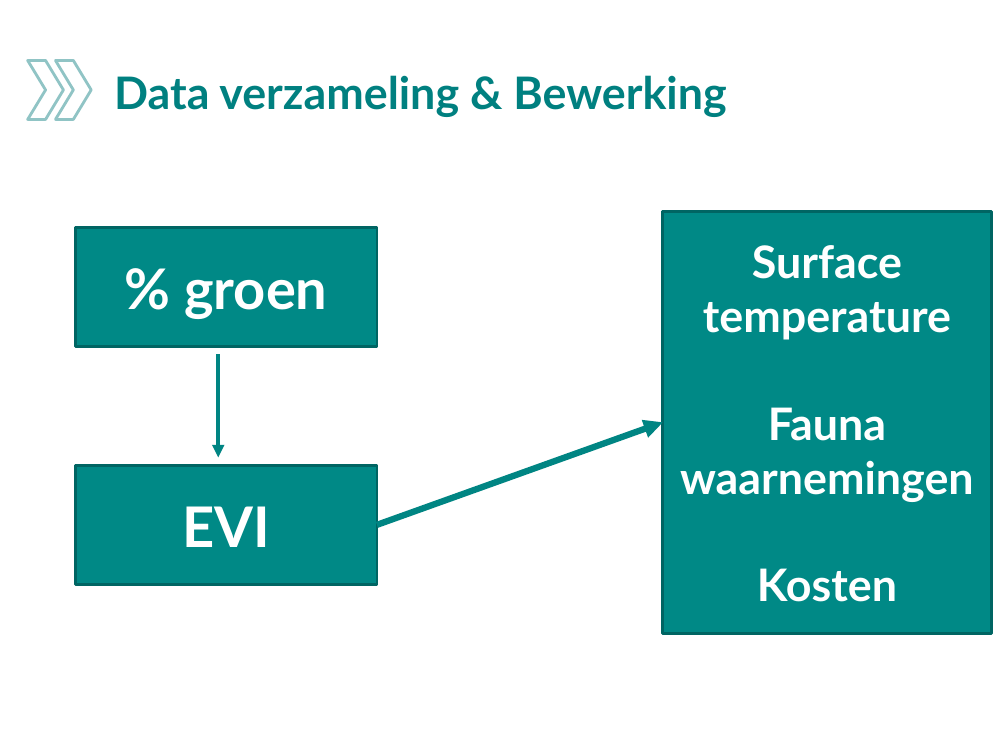
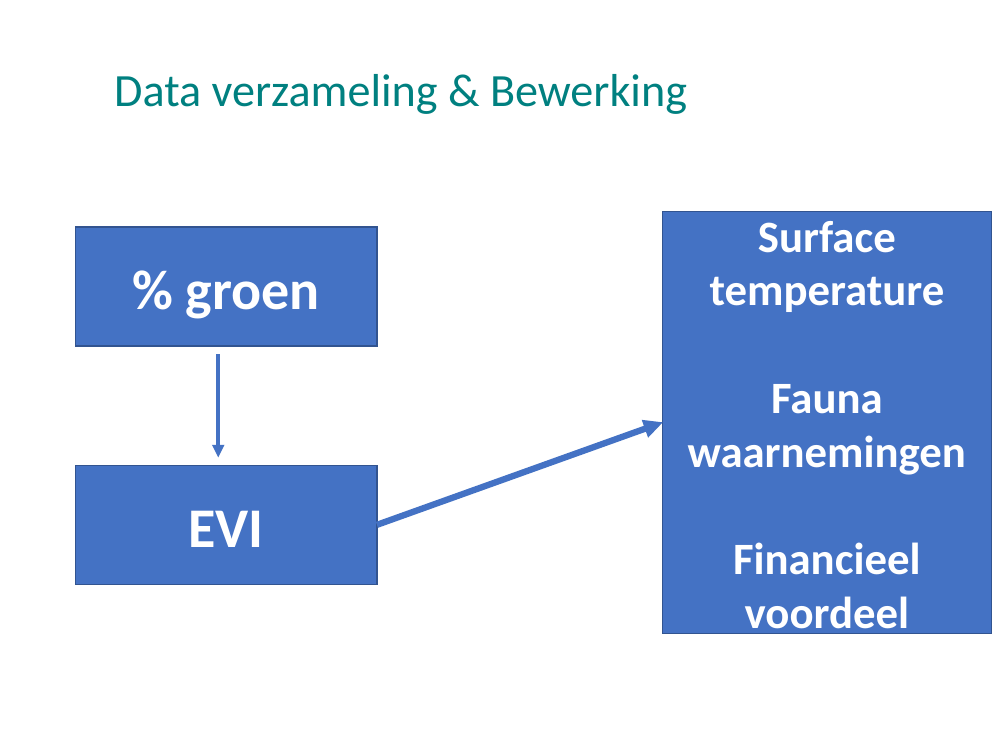
Before and after one commit to esquire900/hackaton-2020, a slide deck: slide 6 of presentatie.pptx. Drawn at 1008x756 pixels with LibreOffice and Linux fonts; fonts in the diff are those of the drawing; background and template pictures are left out. Boxes give left, top, right and bottom in pixels: in the first picture for what was removed or moved away, otherwise in the second. Text is boxed around its words. In the diff, an @@ line names an element or a change of style, - is before the commit and + after.

```diff
--- a/presentatie.pptx
+++ b/presentatie.pptx
@@ title "Data verzameling & Bewerking" at [114, 74, 687, 114]: size 32 to 33 pt, font Lato to Calibri, bold off; line spacing 1 to 0.9 @@
@@ chevron removed at [28, 60, 64, 119] @@
@@ chevron removed at [55, 60, 91, 119] @@
@@ rectangle "% groen" at [76, 227, 377, 346]: font Lato to Calibri; fill #008986 to #4472C4; outline #006563 2 pt to #325491 1 pt @@
@@ rectangle "Surface temperature" at [662, 212, 991, 634]: fill #008986 to #4472C4; outline #006563 2 pt to #325491 1 pt @@
@@ text in rectangle at [688, 221, 966, 475]: font Lato to Calibri in "Surface temperature", "Fauna waarnemingen" @@
@@ arrow (219, 354) - (219, 458): stroke #008683 3 pt to #4472C4 3 pt @@
@@ arrow (377, 525) - (662, 422): stroke #008683 4.5 pt to #4472C4 4.5 pt @@
@@ rectangle "EVI" at [76, 466, 377, 585]: font Lato to Calibri; fill #008986 to #4472C4; outline #006563 2 pt to #325491 1 pt @@
@@ text in rectangle at [733, 542, 920, 640]: text changed; font Lato to Calibri @@
-Kosten
+Financieel voordeel
```
Also in this commit, not shown: 12 other slides changed, 1 slide added, 2 slides removed, 2 other files.
